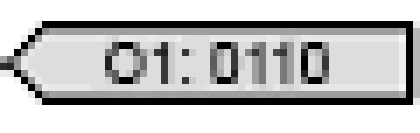
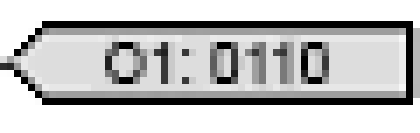
Layers edited between the first and the second 420x133 image:
painted on "Layer 5", masked it over (x1=0, y1=21, x2=420, y2=105)
hid "Background" over (x1=0, y1=21, x2=420, y2=105)
